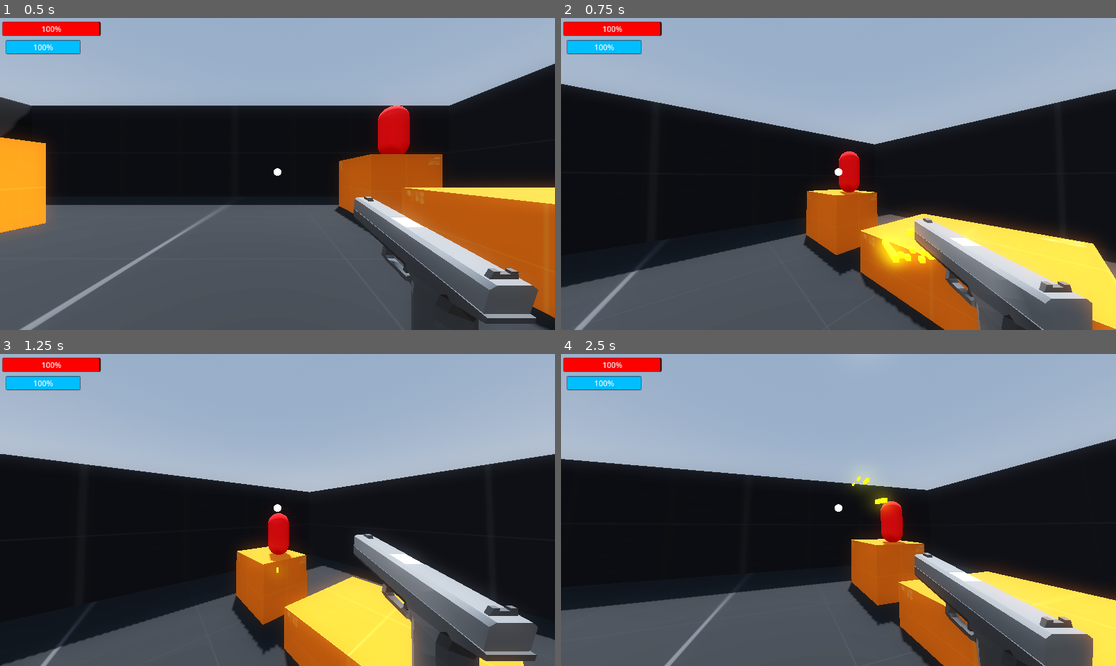
Above: before the commit, frames 1-4 (two rows, left to right).
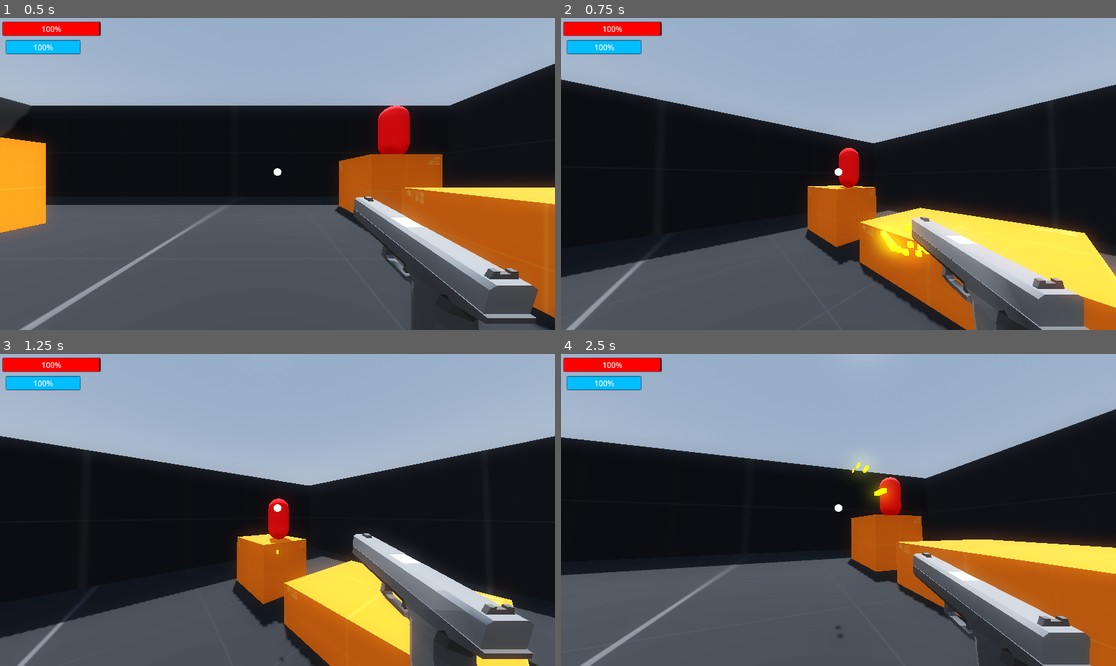
Above: after the commit, the same moments.

Repository: OliverSkogsrud/shooter
Game: Godot game, scene res://Scenes/world.tscn
The game is run twice, just before and just after one commit, with the same random seed, the same clock (stepped at 60 frames per second) and the same inputs.
Inputs (mouse positions are in pixels of both pictures, inside the frame that each line leads up to):
- Up to frame 1 (0.5 s): no input
- Up to frame 2 (0.75 s): tap Enter (ui_accept) at 0.5 s; move the mouse to (866, 174) at 0.52 s; tap A (a) at 0.6 s; click (866, 174) at 0.67 s
- Up to frame 3 (1.25 s): tap Enter (ui_accept) at 0.77 s; tap D (d) at 0.8 s
- Up to frame 4 (2.5 s): move the mouse to (810, 510) at 1.27 s; hold Down (ui_down) 1.28-2.03 s; tap D (d) at 1.35 s; tap Enter (ui_accept) at 1.52, 2 s; tap S (s) at 1.55, 2.1 s; move the mouse to (849, 503) at 2.02 s; press the mouse at (849, 503) at 2.03 s

Frame 1 is identical in both runs. In frame 2, 8.5% of the frame differs, in the area x 0-100%, y 19-100%; in frame 3, 15%; in frame 4, 25%, in the area x 0-100%, y 17-100%.
Error in both runs: Invalid call. Nonexistent function 'exit_game' in base 'Node3D (world.gd)'. (res://scripts/player.gd:59)

Commit message:
dynamic fov

Diff:
--- a/Scenes/dummy.tscn
+++ b/Scenes/dummy.tscn
@@ -13,7 +13,7 @@
 [sub_resource type="ConvexPolygonShape3D" id="ConvexPolygonShape3D_ub1pt"]
 points = PackedVector3Array(-0.125207, -0.532801, -0.480507, 0.0227831, 0.47607, 0.498884, 0.169713, 0.559144, 0.464172 …(924 unchanged characters)…
 
-[node name="Dummy" type="CharacterBody3D" groups=["Player"]]
+[node name="Dummy" type="CharacterBody3D" groups=["Enemy"]]
 script = ExtResource("1_n3ihw")
 
 [node name="MeshInstance3D" type="MeshInstance3D" parent="."]
--- a/scripts/bullet.gd
+++ b/scripts/bullet.gd
@@ -19,7 +19,7 @@
 	position += transform.basis * Vector3(0, 0, -speed) * delta
 	if ray.is_colliding():
 		var collider = ray.get_collider()
-		if collider.is_in_group("Player"):
+		if collider.is_in_group("Enemy"):
 			collider.damage(damage)
 
 		mesh.visible = false
--- a/scripts/dummy.gd
+++ b/scripts/dummy.gd
@@ -19,11 +19,11 @@
 		var blood_splash = blood_splash_pre.instantiate()
 		blood_splash.global_position = global_position
 
+		get_parent().add_child(blood_splash)
+
 		blood_splash.emitting = true
 
-		get_parent().add_child(blood_splash)
-
-		await get_tree().create_timer(0.1).timeout
+		await get_tree().create_timer(0.2).timeout
 
 		queue_free()
 
--- a/scripts/player.gd
+++ b/scripts/player.gd
@@ -1,7 +1,7 @@
 extends CharacterBody3D
 
 var SPEED = 7.0
-const JUMP_VELOCITY = 7.0
+const JUMP_VELOCITY = 6.0
 var SENSETIVITY = 0.01
 
 
@@ -95,11 +95,14 @@
 		if !$Neck/Camera3D/hand/Gun/AnimationPlayer.is_playing():
 			$Neck/Camera3D/hand/Gun/AnimationPlayer.play("Run")
 
-		$Neck/Camera3D.fov = 100
+		var sprintFovTween = get_tree().create_tween()
+		sprintFovTween.tween_property($Neck/Camera3D, "fov", 100, 0.5)
+
 		velocity.x = direction.x * SPEED
 		velocity.z = direction.z * SPEED
 	else:
-		$Neck/Camera3D.fov = 90
+		var sprintFovTween = get_tree().create_tween()
+		sprintFovTween.tween_property($Neck/Camera3D, "fov", 90, 0.5)
 		velocity.x = move_toward(velocity.x, 0, SPEED)
 		velocity.z = move_toward(velocity.z, 0, SPEED)
 
@@ -126,8 +129,9 @@
 	if canShoot == true:
 		canShoot = false
 
-		if !is_on_floor():
-			$Neck/Camera3D/hand/Gun/AnimationPlayer.current_animation = "shoot"
+		"""if !is_on_floor():
+			$Neck/Camera3D/hand/Gun/AnimationPlayer.current_animation = "shoot"""
+
 		$Neck/Camera3D/hand/Gun/AnimationPlayer.play("shoot")
 		$Neck/Camera3D/hand/Gun/GPUParticles3D.emitting = true
 		instance = bullet.instantiate()
@@ -146,8 +150,9 @@
 	if direction:
 		if !$Neck/Camera3D/hand/Gun/AnimationPlayer.is_playing():
 			$Neck/Camera3D/hand/Gun/AnimationPlayer.play("Run")
+		var sprintFovTween = get_tree().create_tween()
+		sprintFovTween.tween_property($Neck/Camera3D, "fov", 110, 0.5)
 
-		$Neck/Camera3D.fov = 110
 		velocity.x = direction.x * SPEED
 		velocity.z = direction.z * SPEED
 	else:
